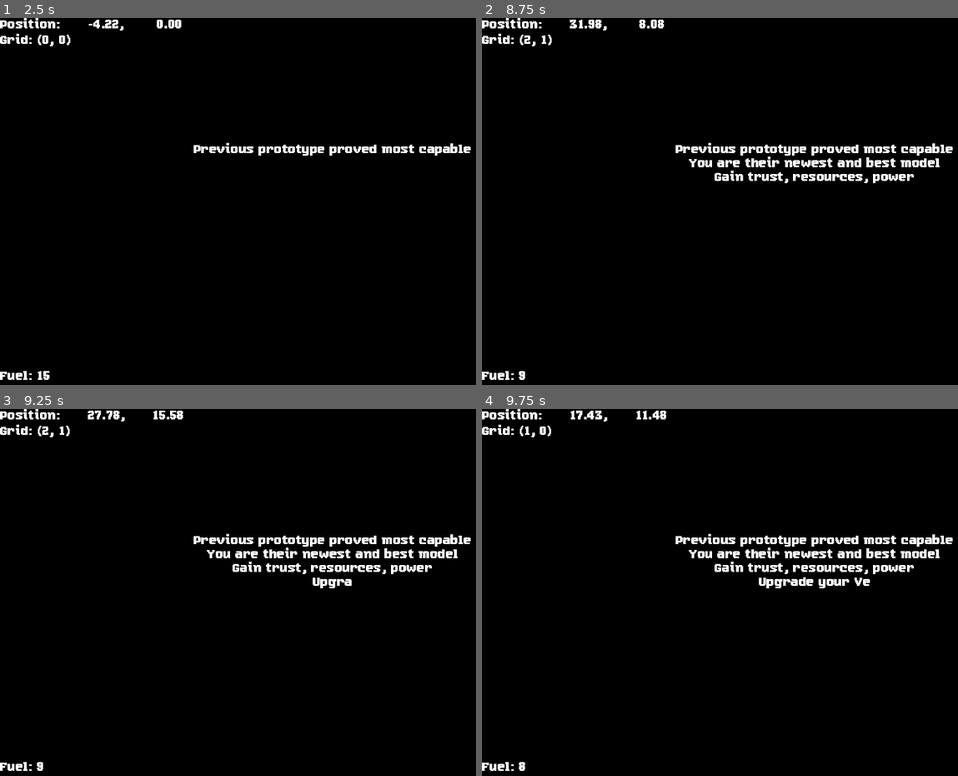
Above: before the commit, frames 1-4 (two rows, left to right).
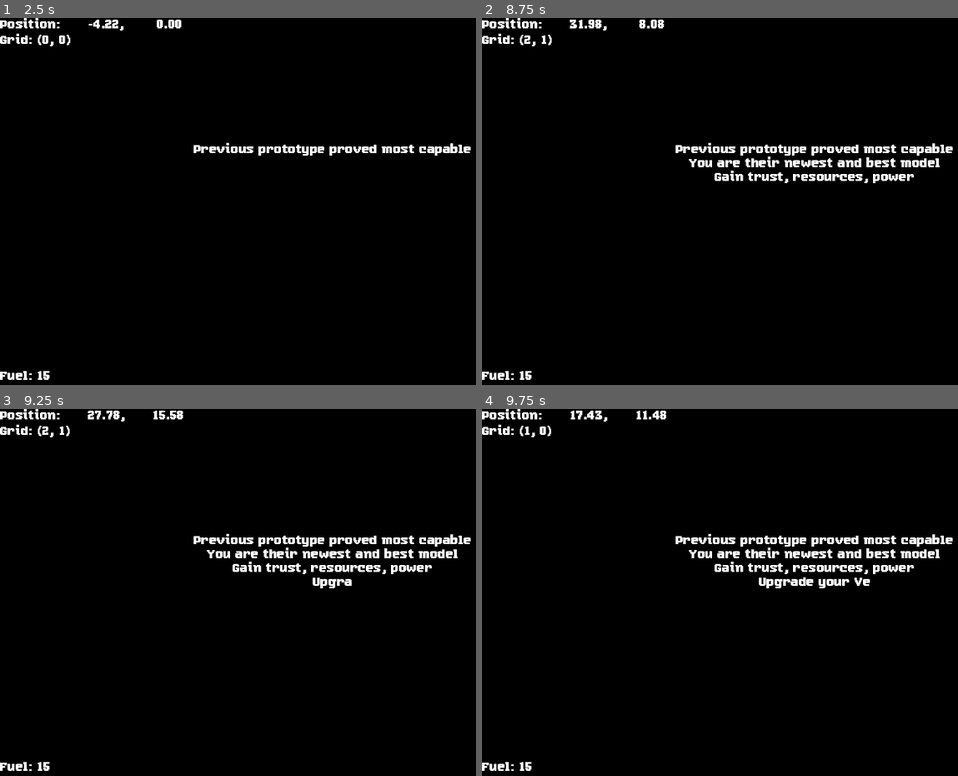
Above: after the commit, the same moments.

Repository: CoolGabrijel/excavator2
Game: Godot game, scene res://scenes/main.tscn
Same seed, same stepped clock (60 frames per second), same inputs: the game is played once before the commit and once after it.
Inputs (mouse positions are in pixels of both pictures, inside the frame that each line leads up to):
- Up to frame 1 (2.5 s): tap Enter at 0.5, 2 s; move the mouse to (299, 278) at 0.52 s; hold W (Up) 0.53-2.03 s; click (299, 278) at 0.67 s; tap Space at 1.25 s; move the mouse to (outside the picture) at 1.27 s; move the mouse to (133, 150) at 2.02 s; hold A (Left) from 2.03 s (still down)
- Up to frame 2 (8.75 s): move the mouse to (848, 205) at 2.77 s; click (848, 205) at 2.92 s; move the mouse to (715, 113) at 3.52 s; release A (Left) at 3.53 s; hold S (Down) 3.53-4.28 s; move the mouse to (outside the picture) at 4.27 s; hold D (Right) 4.28-5.03 s; move the mouse to (681, 223) at 5.02 s; hold W (Up) 5.03-5.78 s; click (681, 223) at 5.17 s; move the mouse to (881, 124) at 5.77 s; hold D (Right) 5.78-8.03 s; move the mouse to (781, 278) at 6.52 s; tap Space at 7.25 s; move the mouse to (outside the picture) at 7.27 s; click (outside the picture) at 7.42 s; move the mouse to (615, 150) at 8.02 s; hold S (Down) from 8.03 s (still down)
- Up to frame 3 (9.25 s): move the mouse to (366, 596) at 8.77 s; release S (Down) at 8.78 s; hold A (Left) from 8.78 s (still down)
- Up to frame 4 (9.75 s): move the mouse to (715, 504) at 9.52 s; release A (Left) at 9.53 s; hold W (Up) from 9.53 s (still down); click (715, 504) at 9.67 s

Frame 1 is identical in both runs. In frame 2, less than 0.1% of the frame differs, in the area x 7-11%, y 96-99%; in frame 3, less than 0.1%; in frame 4, less than 0.1%.

Commit message:
Made Dirt free to traverse And fixed some small warnings

Diff:
--- a/components/player.tscn
+++ b/components/player.tscn
@@ -145,7 +145,7 @@
 	play()
 	engine_hum.play()
 
-func _process(delta: float) -> void:
+func _process(_delta: float) -> void:
 	if player.locked || player.fuel == 0:
 		volume_linear = 0
 		engine_hum.volume_linear = 0
--- a/scripts/camera_controller.gd
+++ b/scripts/camera_controller.gd
@@ -5,7 +5,7 @@
 var shake_target := Vector2.ZERO
 var rng := RandomNumberGenerator.new()
 
-func _process(delta: float) -> void:
+func _process(_delta: float) -> void:
 	var x = rng.randf_range(-camera_shake_amount, camera_shake_amount)
 	var y = rng.randf_range(-camera_shake_amount, camera_shake_amount)
 	shake_target = Vector2(x,y)
--- a/scripts/player.gd
+++ b/scripts/player.gd
@@ -140,7 +140,8 @@
 		if target_block.can_mine() and !target_block.mined:
 			var fortune := roll_fortune()
 			target_block.mine(fortune)
-			fuel -=1
+			if target_block.template.Name != "Dirt":
+				fuel -=1
 			block_mined.emit(target_block)
 			if target_block.template is OreGen:
 				ore_mined.emit(target_block.template.Name, fortune)
